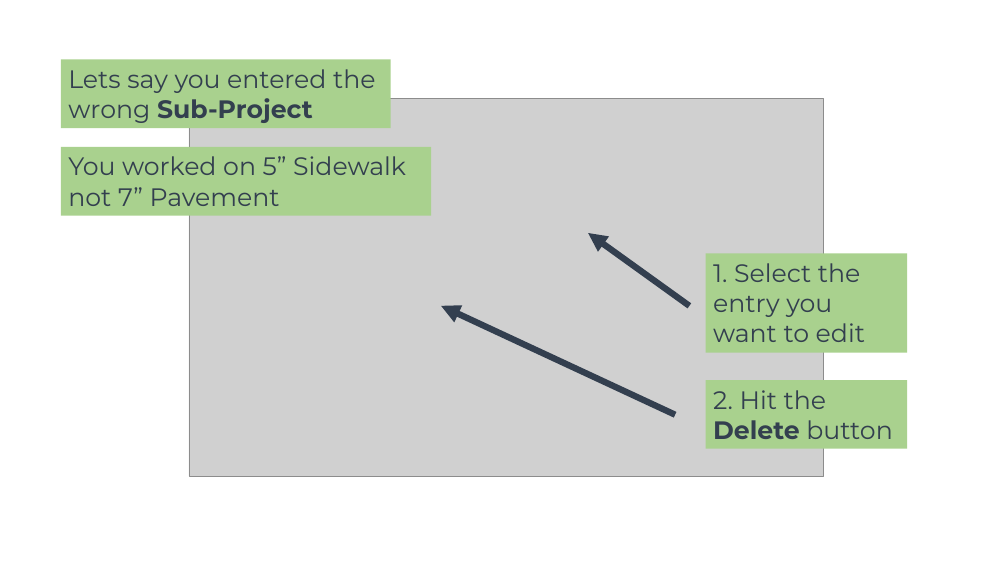
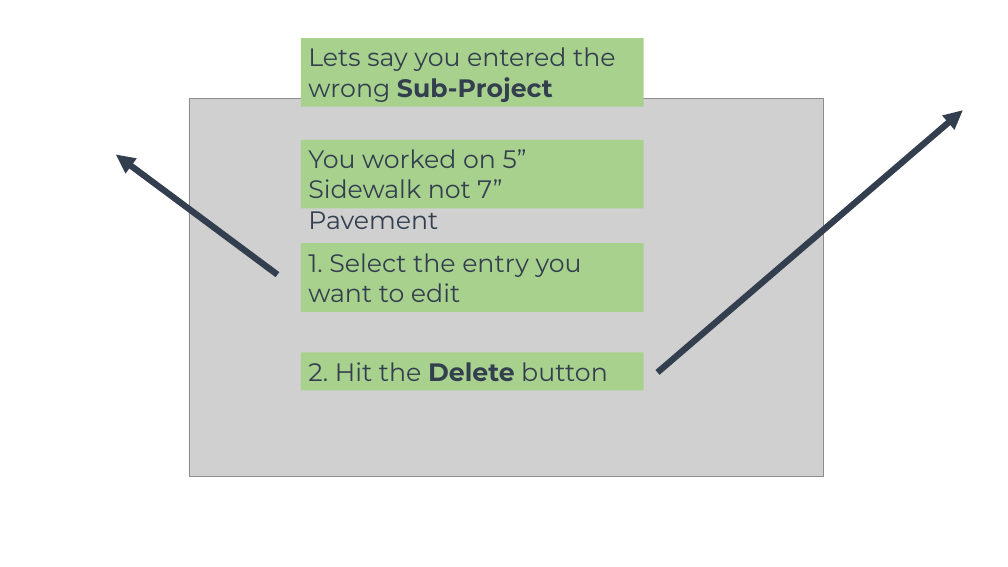
Before and after one commit to joshuawootonn/time-track, a slide deck: slide 9 of Instructions/Employee Presentation.pptx. Drawn at 1008x567 pixels with LibreOffice and Linux fonts; fonts in the diff are those of the drawing; grey boxes stand for pictures; background and template pictures are left out. Boxes give left, top, right and bottom in pixels: in the first picture for what was removed or moved away, otherwise in the second. Text is boxed around its words. In the diff, an @@ line names an element or a change of style, - is before the commit and + after.

```diff
--- a/Instructions/Employee Presentation.pptx
+++ b/Instructions/Employee Presentation.pptx
@@ rectangle "Lets say you entered the ...": place and size @@
-rectangle "Lets say you entered the ..." at bbox=[61, 60, 391, 129]
+rectangle "Lets say you entered the ..." at bbox=[301, 38, 644, 107]
@@ arrow moved from (675, 415) - (441, 306) to (658, 373) - (963, 110) @@
@@ rectangle "You worked on 5” Sidewalk ...": place and size @@
-rectangle "You worked on 5” Sidewalk ..." at bbox=[61, 147, 432, 216]
+rectangle "You worked on 5” Sidewalk ..." at bbox=[301, 140, 644, 209]
@@ arrow moved from (690, 306) - (588, 233) to (278, 274) - (116, 155) @@
@@ rectangle "1. Select the entry you ...": place and size @@
-rectangle "1. Select the entry you ..." at bbox=[706, 253, 907, 352]
+rectangle "1. Select the entry you ..." at bbox=[301, 243, 644, 312]
@@ rectangle "2. Hit the Delete button": place and size @@
-rectangle "2. Hit the Delete button" at bbox=[706, 380, 907, 449]
+rectangle "2. Hit the Delete button" at bbox=[301, 352, 644, 390]
```
Also in this commit, not shown: 12 other slides changed, 1 other file.
